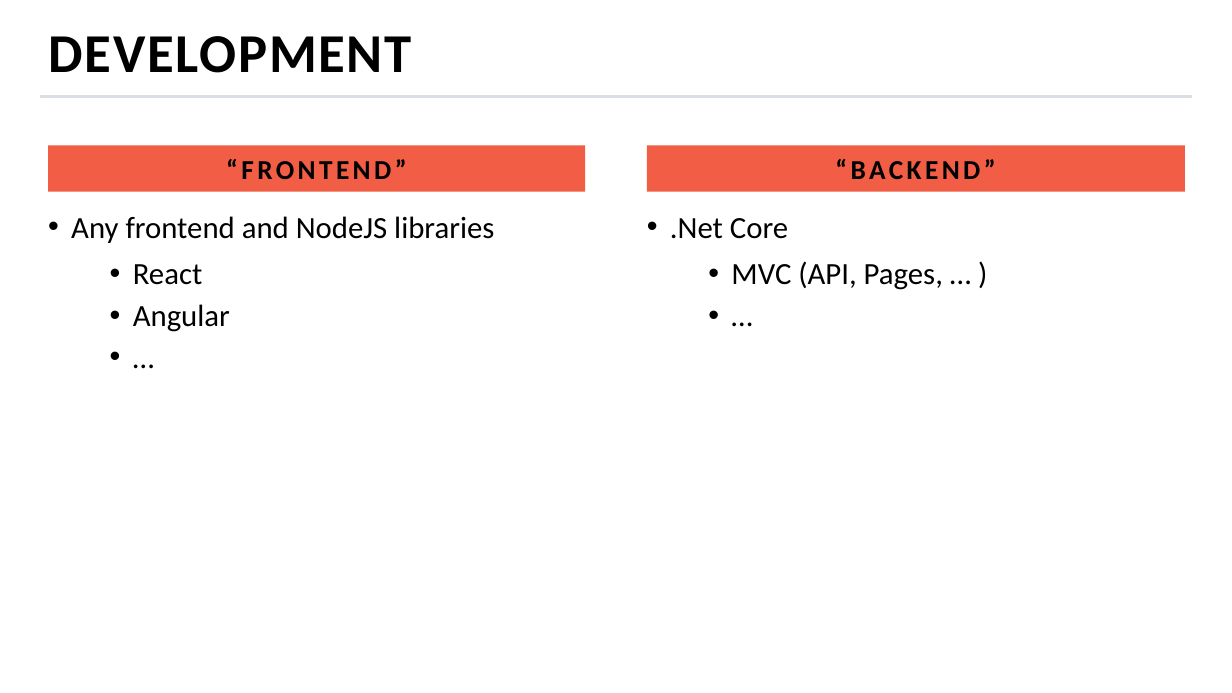
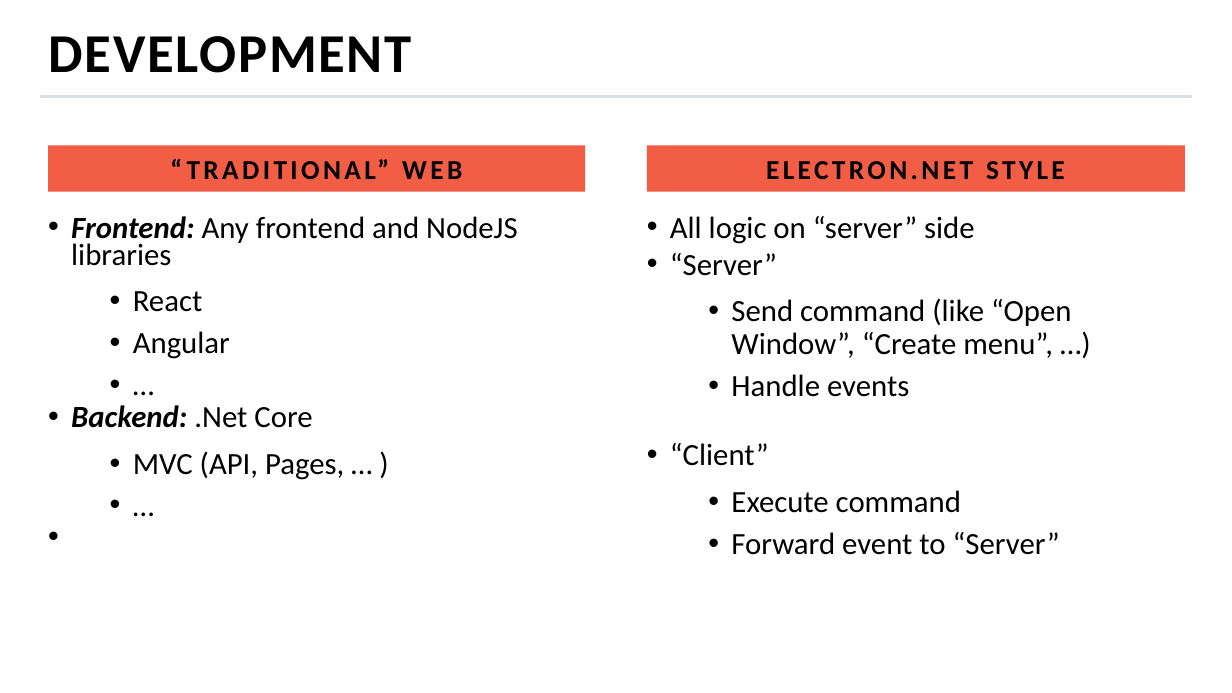
Before and after one commit to MihailRomanov/TechTalks_GUI_in_Net, a slide deck: slide 41 of presentation.pptx (slide 40 before the commit). Drawn at 1232x693 pixels with LibreOffice and Linux fonts; fonts in the diff are those of the drawing; background and template pictures are left out. Boxes give left, top, right and bottom in pixels: in the first picture for what was removed or moved away, otherwise in the second. Text is boxed around its words. In the diff, an @@ line names an element or a change of style, - is before the commit and + after.

```diff
--- a/presentation.pptx
+++ b/presentation.pptx
@@ text at (226,159,407,179): text changed @@
-“FRONTEND”
+“TRADITIONAL” WEB
@@ text at (766,161,1065,179): text changed @@
-“BACKEND”
+ELECTRON.NET STYLE
@@ text at (71,216,518,266): text changed @@
-• Any frontend and NodeJS libraries
+• Frontend: Any frontend and NodeJS libraries
@@ text at (670,216,1072,555): text changed @@
-• .Net Core
-  • MVC (API, Pages, … )
-  • …
+• All logic on “server” side
+• “Server”
+  • Send command (like “Open Window”, “Create menu”, …)
+  • Handle events
+• “Client”
+  • Execute command
+  • Forward event to “Server”
@@ text at (71,405,344,480): paragraphs added @@
+• Backend: .Net Core
+  • MVC (API, Pages, … )
+  • …
```
Also in this commit, not shown: 6 other slides changed, 4 slides added, 2 slides removed.
